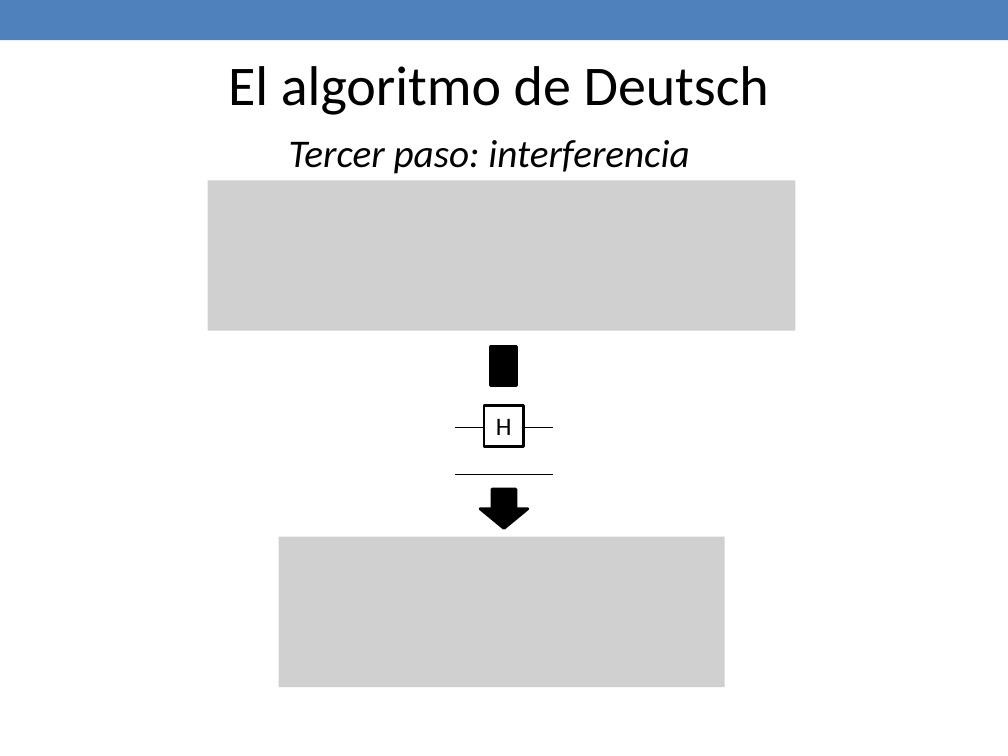
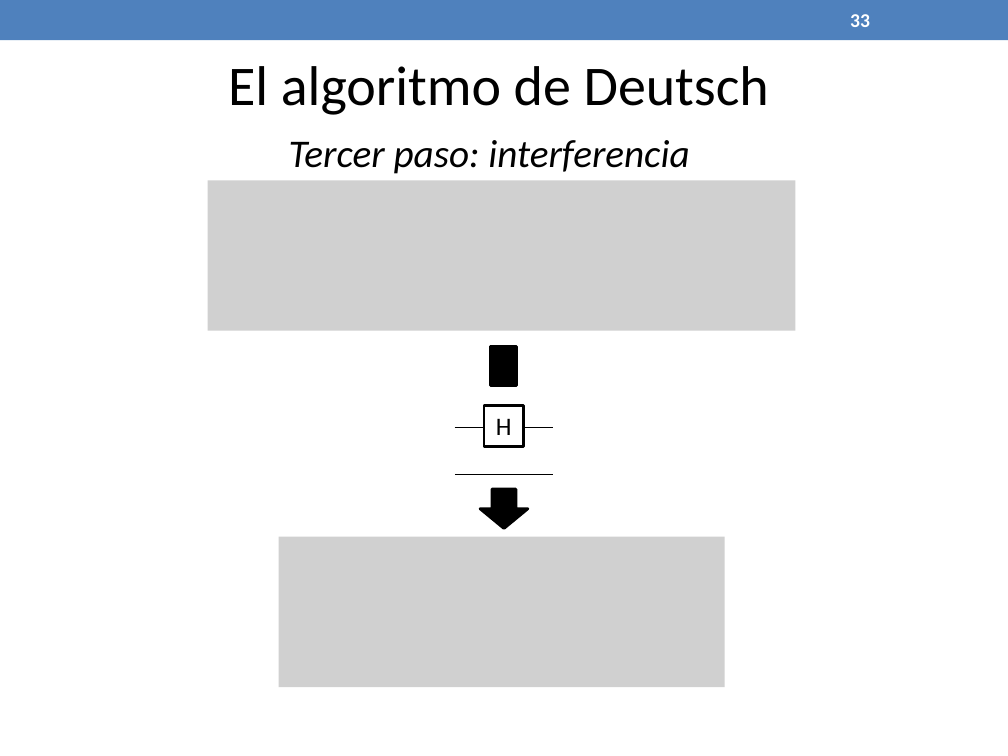
Before and after one commit to jaimecp89/qMIPS101, a slide deck: slide 33 of qMIPS/doc/Presentacion PFC.pptx. Drawn at 1008x756 pixels with LibreOffice and Linux fonts; fonts in the diff are those of the drawing; grey boxes stand for pictures. Boxes give left, top, right and bottom in pixels: in the first picture for what was removed or moved away, otherwise in the second. Text is boxed around its words. In the diff, an @@ line names an element or a change of style, - is before the commit and + after.

```diff
--- a/qMIPS/doc/Presentacion PFC.pptx
+++ b/qMIPS/doc/Presentacion PFC.pptx
@@ page number added at (850, 14, 870, 27), 14 pt, text #FFFFFF, bold @@
+33
```
Also in this commit, not shown: 9 other slides changed, 1 slide added, 1 slide removed.
